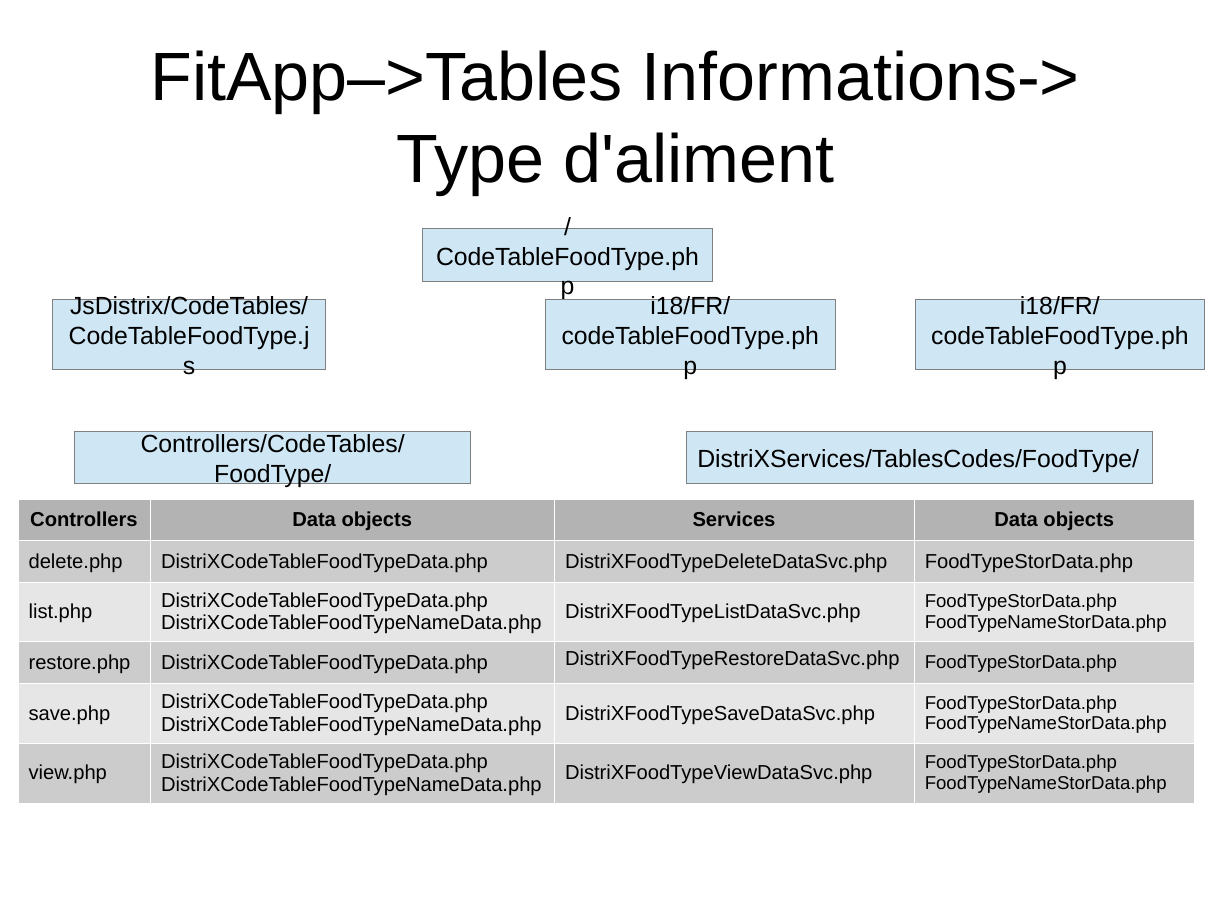
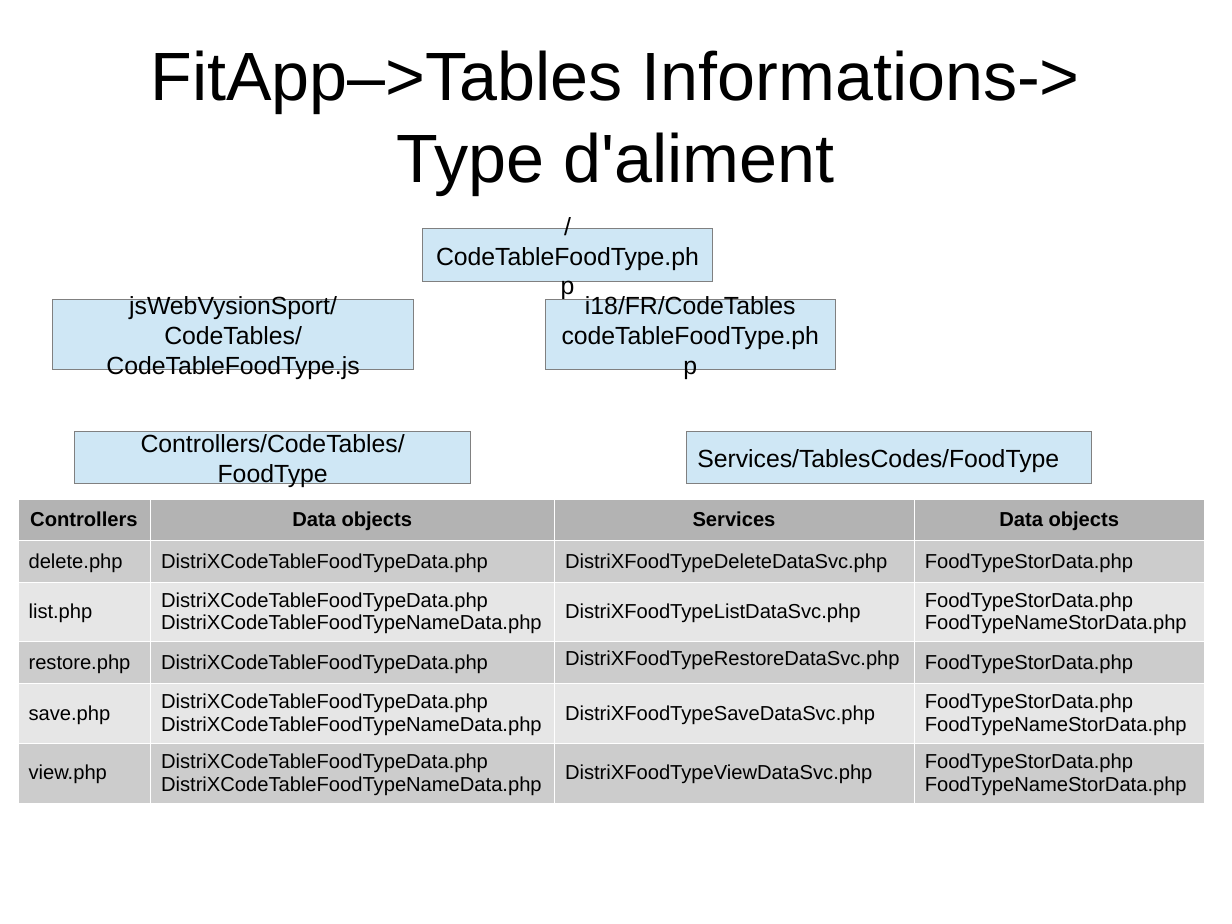
Before and after one commit to NicolasGavard/WebVysionSportV2, a slide deck: slide 11 of Documentations/FitApp - Table Informations v1.02.odp. Drawn at 1232x924 pixels with LibreOffice and Linux fonts; fonts in the diff are those of the drawing. Boxes give left, top, right and bottom in pixels: in the first picture for what was removed or moved away, otherwise in the second. Text is boxed around its words. In the diff, an @@ line names an element or a change of style, - is before the commit and + after.

```diff
--- a/Documentations/FitApp - Table Informations v1.02.odp
+++ b/Documentations/FitApp - Table Informations v1.02.odp
@@ rectangle "jsWebVysionSport/CodeTables/ CodeTableFoodType.js": place and size @@
-rectangle "jsWebVysionSport/CodeTables/ CodeTableFoodType.js" at (53,300,325,370)
+rectangle "jsWebVysionSport/CodeTables/ CodeTableFoodType.js" at (53,300,414,370)
@@ text in rectangle at (106,294,359,380): text changed @@
-JsDistrix/CodeTables/
-CodeTableFoodType.js
+jsWebVysionSport/CodeTables/
+CodeTableFoodType.js
@@ text in rectangle at (562,294,860,623): text changed @@
-i18/FR/
-codeTableFoodType.php
+i18/FR/CodeTables
+codeTableFoodType.php
@@ rectangle removed at (916,300,1205,370) @@
-i18/FR/
-codeTableFoodType.php
@@ text in rectangle at (141,434,405,488): text changed @@
-Controllers/CodeTables/FoodType/
+Controllers/CodeTables/FoodType
@@ rectangle "Services/TablesCodes/FoodType": place and size @@
-rectangle "Services/TablesCodes/FoodType" at (686,432,1153,484)
+rectangle "Services/TablesCodes/FoodType" at (686,432,1091,484)
@@ text in rectangle at (697,449,1059,472): text changed @@
-DistriXServices/TablesCodes/FoodType/
+Services/TablesCodes/FoodType
@@ table at (18,499,1205,800) @@
@@ size 12 to 13 pt in "FoodTypeStorData.php", "FoodTypeNameStorData.php", "FoodTypeStorData.php", "FoodTypeStorData.php" and 3 more places @@
@@ table: place and size @@
-table at (18,499,1195,800)
+table at (18,499,1205,800)
```
Also in this commit, not shown: 3 other slides changed, 7 other files.
